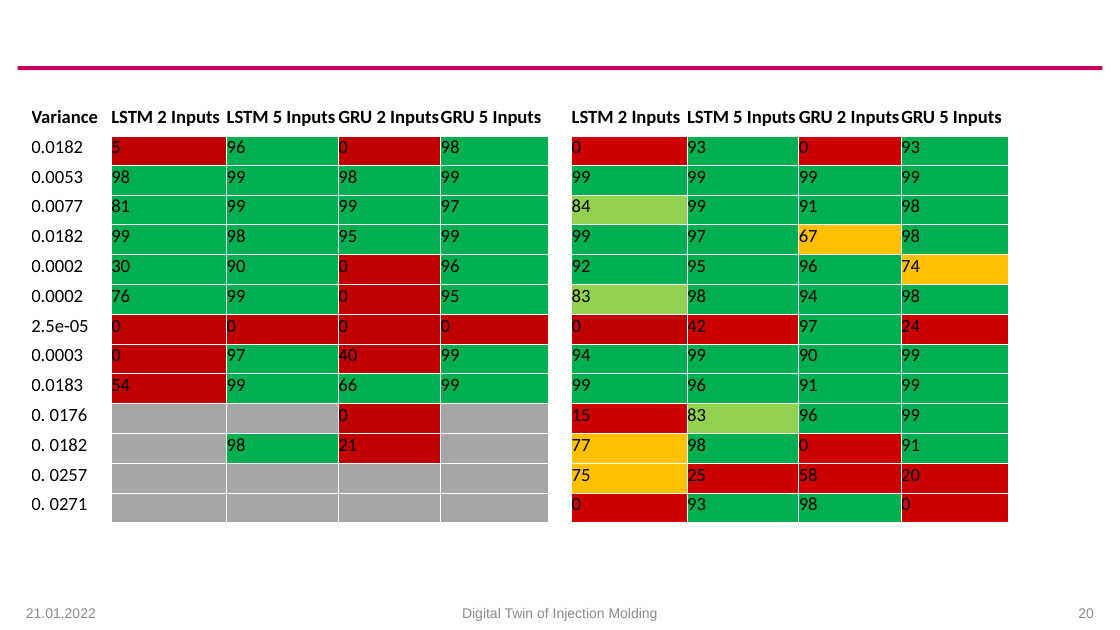
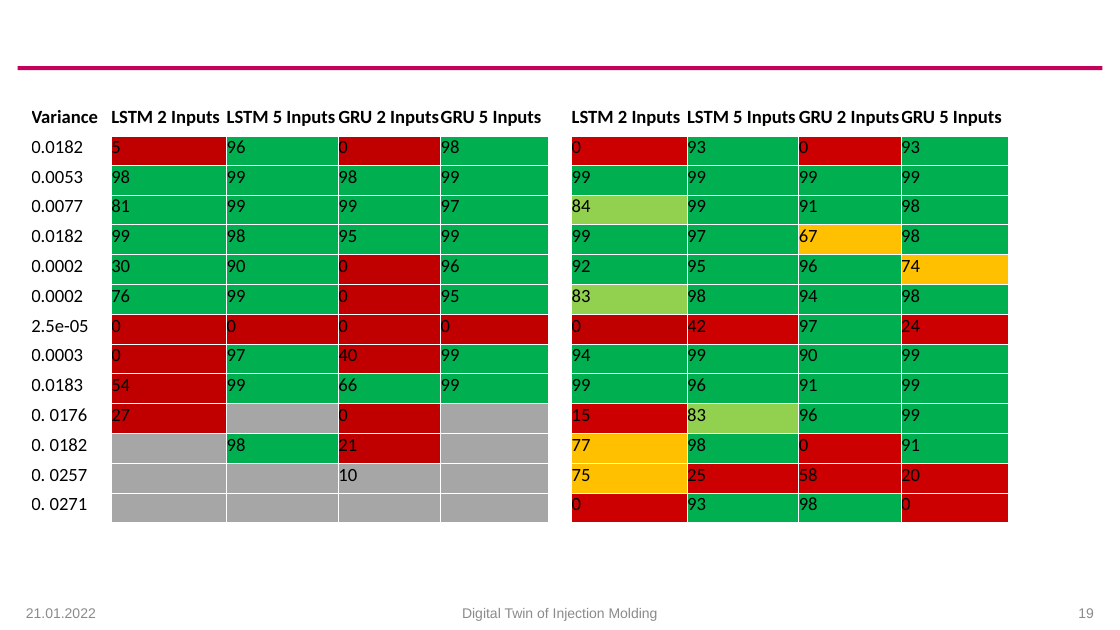
Before and after one commit to MRT-RT/DigitalTwinInjectionMolding, a slide deck: slide 19 of InjectionMoldingQuality.pptx (slide 20 before the commit). Drawn at 1120x630 pixels with LibreOffice and Linux fonts; fonts in the diff are those of the drawing; background and template pictures are left out. Boxes give left, top, right and bottom in pixels: in the first picture for what was removed or moved away, otherwise in the second. Text is boxed around its words. In the diff, an @@ line names an element or a change of style, - is before the commit and + after.

```diff
--- a/InjectionMoldingQuality.pptx
+++ b/InjectionMoldingQuality.pptx
@@ table at (x1=31, y1=106, x2=548, y2=523) @@
-row 11, column 2: 
+row 11, column 2: 27
-row 13, column 4: 
+row 13, column 4: 10
@@ fill #A6A6A6 to #C00000 in row 11, column 2 @@
@@ page number at (x1=1078, y1=608, x2=1094, y2=618): text changed @@
-20
+19
```
Also in this commit, not shown: 7 other slides changed, 1 slide removed, 10 other files.
